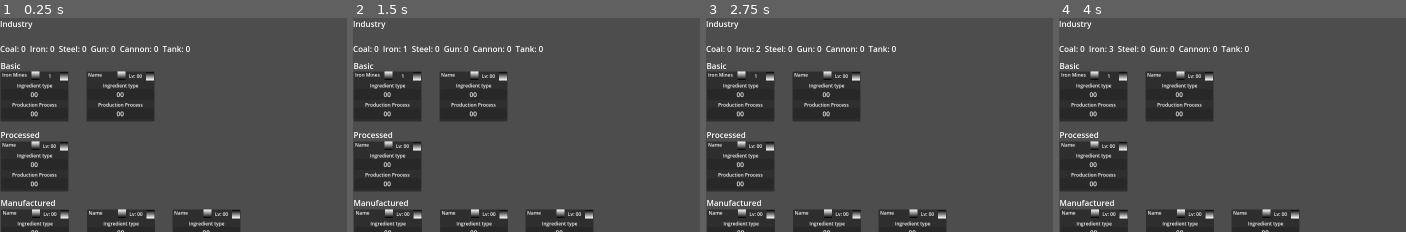
Above: before the commit, frames 1-4 (left to right).
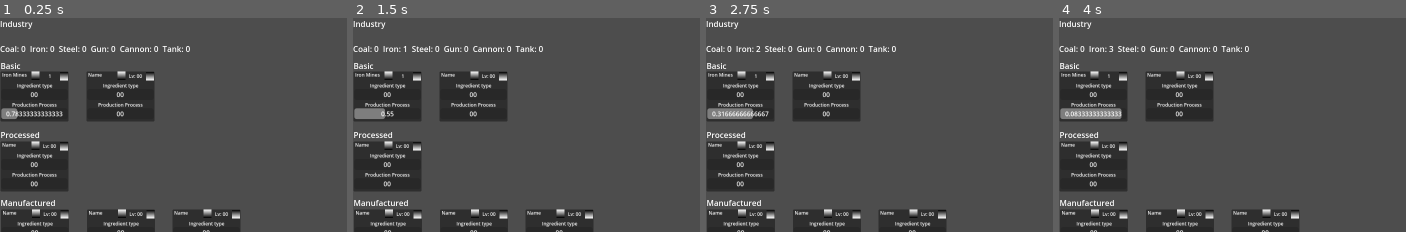
Above: after the commit, the same moments.

Repository: dwlee0802/AttritionWarfare
Game: Godot game, scene res://Scenes/game.tscn
Two runs of this game, one before a commit and one after it. Both use one fixed random seed, a clock stepped at 60 frames per second and the inputs below.
Inputs (mouse positions are % of the whole screen's width and height, from its top left):
- Up to frame 1 (0.25 s): no input
- Up to frame 2 (1.5 s): click (9, 14) at 0.52 s; click (5, 13) at 1.27 s
- Up to frame 3 (2.75 s): click (9, 14) at 2.02 s
- Up to frame 4 (4 s): click (5, 13) at 2.77 s; click (9, 14) at 3.52 s
The pictures show only the part of the screen within x 0-50%, y 0-50%; the shares and areas given below are measured in that part.

The runs differ from the first frame. In frame 1, 0.5% of the frame differs, in the area x 0-19%, y 42-48%; in frame 2, 0.5%; in frame 3, 0.8%; in frame 4, 0.9%.

Commit message:
Production progress bar shows left time.

Diff:
--- a/Scenes/IndustryPanel.gd
+++ b/Scenes/IndustryPanel.gd
@@ -16,21 +16,6 @@
 	if industry != null:
 		nameLabel.text = industry.name
 		levelLabel.text = str(industry.level)
-
-
-func SetProductionProgress(value):
-	productionProgressBar.value = value
-	productionProgressLabel.text = str(int(value * 100) * 0.01)
-
-
-func SetProductionProgressMax(value):
-	productionProgressBar.max_value = value
-
-
-func SetIngredientProgress(value):
-	ingredientProgressBar.value = value
-	ingredientProgressLabel.text = str(int(value * 100) * 0.01)
-
-
-func SetIngredientProgressMax(value):
-	ingredientProgressBar.max_value = value
+		productionProgressBar.max_value = industry.productionTimer.wait_time
+		productionProgressBar.value = industry.productionTimer.wait_time - industry.productionTimer.time_left
+		productionProgressLabel.text = str(industry.productionTimer.time_left)
